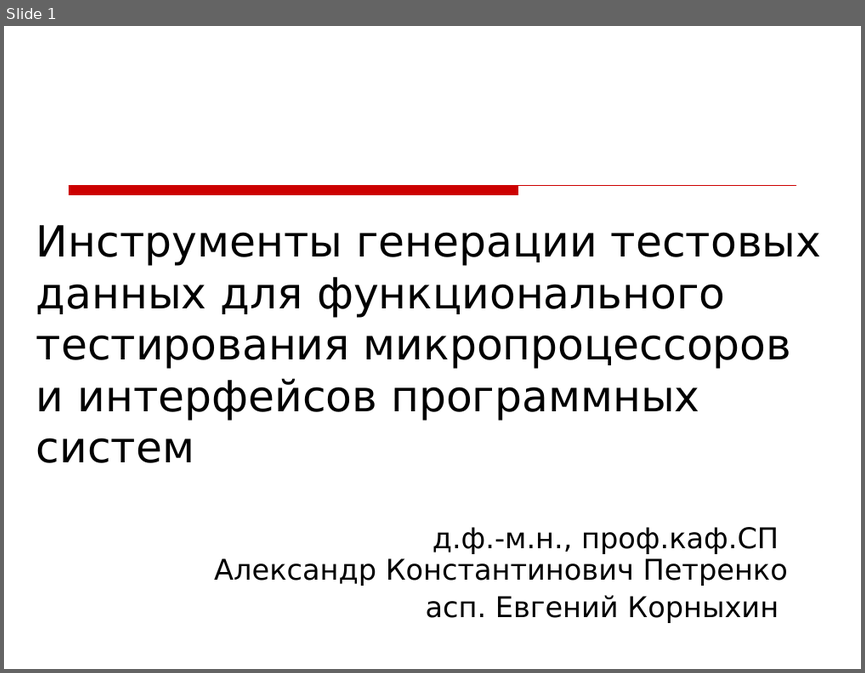
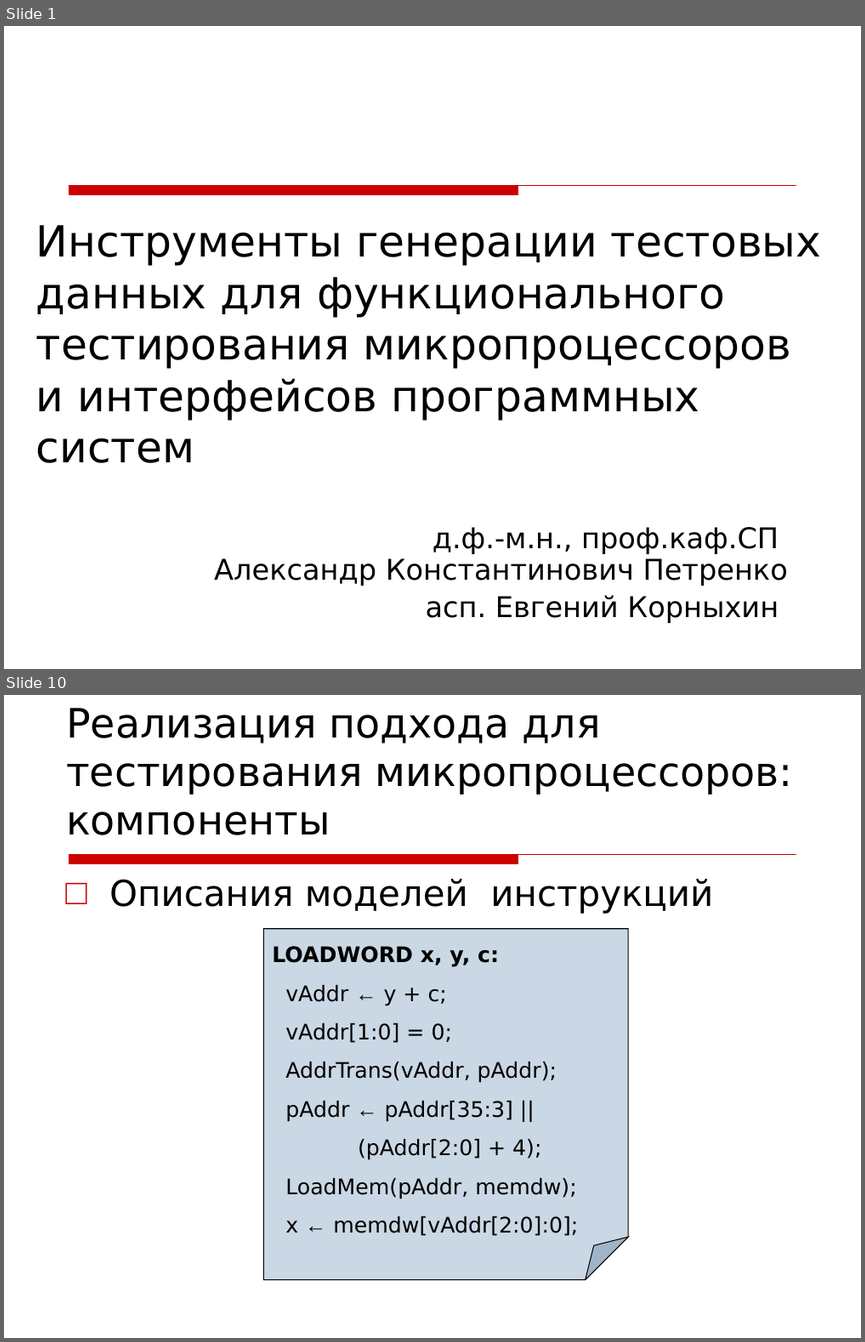
Before and after one commit to kornevgen/tesla-project, a slide deck: papers/unpublished/Tihonov09/tikh-slides.ppt. Shown one above the other, each under a label of ours: slide 1 before the commit, slides 1 and 10 after it; the slides between them are not shown. The pictures are 865x673 and 865x1342 pixels, drawn with LibreOffice and Linux fonts; fonts in the diff are those of the drawing; background and template pictures are left out. Boxes give left, top, right and bottom in pixels: in the first picture for what was removed or moved away, otherwise in the second. Text is boxed around its words. In the diff, an @@ line names an element or a change of style, - is before the commit and + after.

```diff
--- a/papers/unpublished/Tihonov09/tikh-slides.ppt
+++ b/papers/unpublished/Tihonov09/tikh-slides.ppt
@@ slide 10 added at box(4, 695, 861, 1338), background picture (left out); not listed: 1 template element that a slide beside it also shows @@
@@ title added at box(66, 708, 793, 835), 34 pt, text #000000 @@
+Реализация подхода для тестирования микропроцессоров: компоненты
@@ text added at box(109, 879, 713, 913), 30 pt, text #000000 @@
+□ Описания моделей инструкций
@@ folded corner added at box(263, 929, 628, 1280), fill #336699 at 26% opacity, outline #000000 0.74 pt, 18 pt, text #000000 @@
+LOADWORD x, y, c:
+vAddr ← y + c;
+vAddr[1:0] = 0;
+AddrTrans(vAddr, pAddr);
+pAddr ← pAddr[35:3] ||
+(pAddr[2:0] + 4);
+LoadMem(pAddr, memdw);
+x ← memdw[vAddr[2:0]:0];
```
Also in this commit, not shown: 4 slides changed, 11 other slides added, 4 slides removed.
